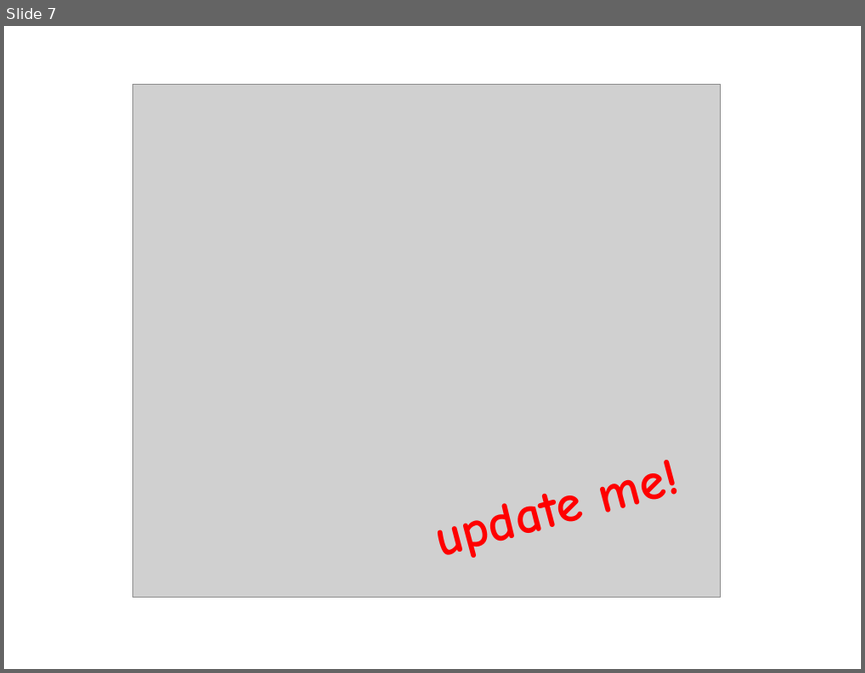
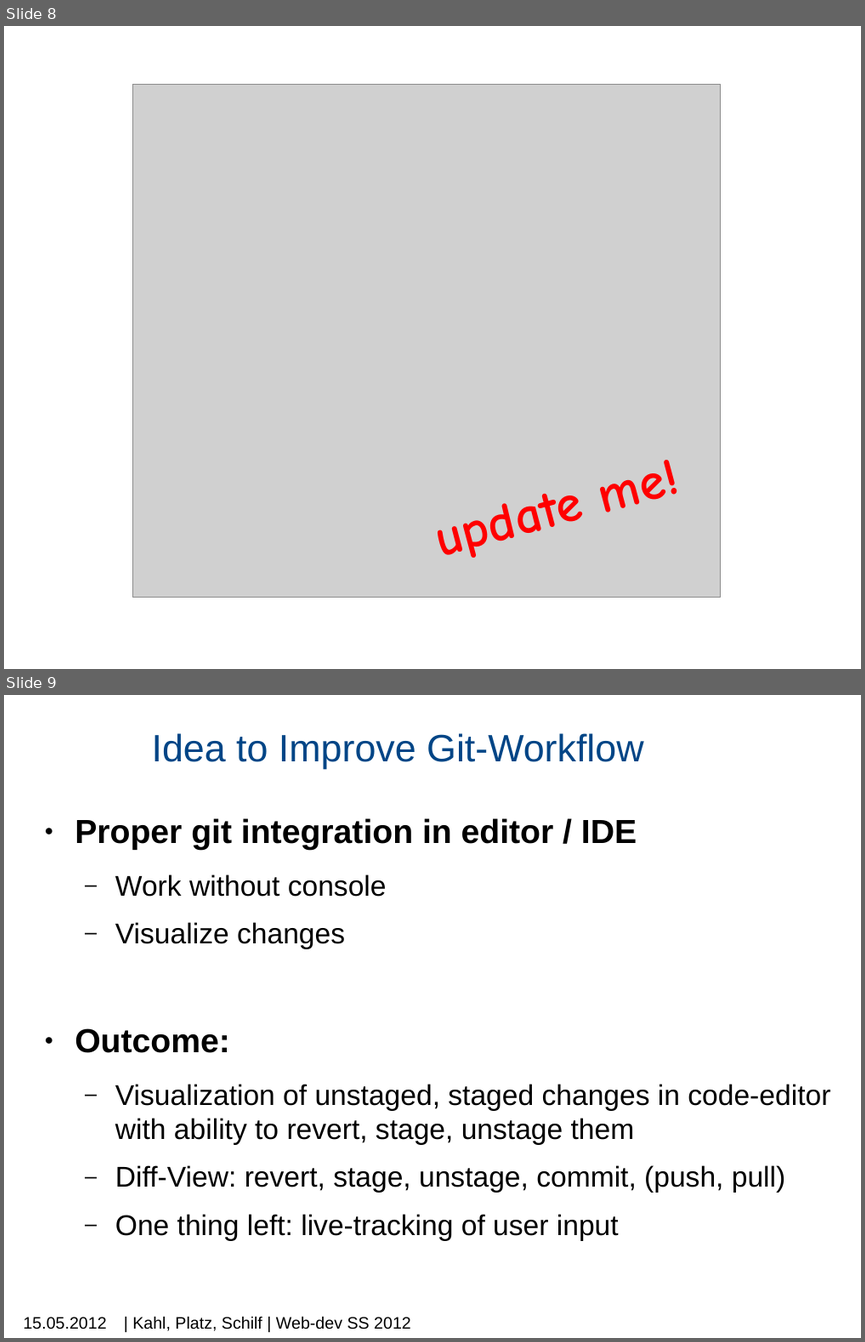
Before and after one commit to machisuji/webdev-spm, a slide deck: seminar/presentation/mps-c9.pptx. Shown one above the other, each under a label of ours: slide 7 before the commit, slides 8 and 9 after it. The pictures are 865x673 and 865x1342 pixels, drawn with LibreOffice and Linux fonts; fonts in the diff are those of the drawing; grey boxes stand for pictures; background and template pictures are left out. Boxes give left, top, right and bottom in pixels: in the first picture for what was removed or moved away, otherwise in the second. Text is boxed around its words. In the diff, an @@ line names an element or a change of style, - is before the commit and + after.

```diff
--- a/seminar/presentation/mps-c9.pptx
+++ b/seminar/presentation/mps-c9.pptx
@@ slide 9 added at [4,695,861,1338], background picture (left out) @@
@@ title added at [152,733,644,769], 32 pt, text #004586 @@
+Idea to Improve Git-Workflow
@@ text added at [75,818,830,1241], 24 pt, text #000000 @@
+● Proper git integration in editor / IDE
+  – Work without console
+  – Visualize changes
+● Outcome:
+  – Visualization of unstaged, staged changes in code-editor
+    with ability to revert, stage, unstage them
+  – Diff-View: revert, stage, unstage, commit, (push, pull)
+  – One thing left: live-tracking of user input
@@ text added at [24,1316,107,1329], 14 pt, text #000000 @@
+15.05.2012
@@ text added at [132,1315,411,1331], 14 pt, text #000000 @@
+| Kahl, Platz, Schilf | Web-dev SS 2012
@@ what was slide 7 is now slide 8 @@
```
Also in this commit, not shown: 4 slides changed, 5 other slides added, 1 slide removed, 1 other file.
